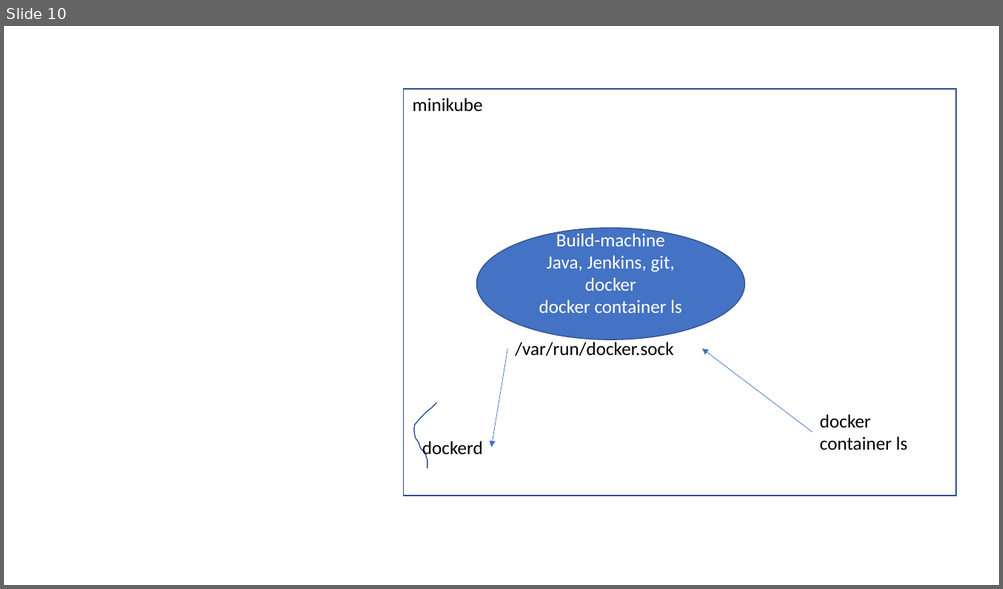
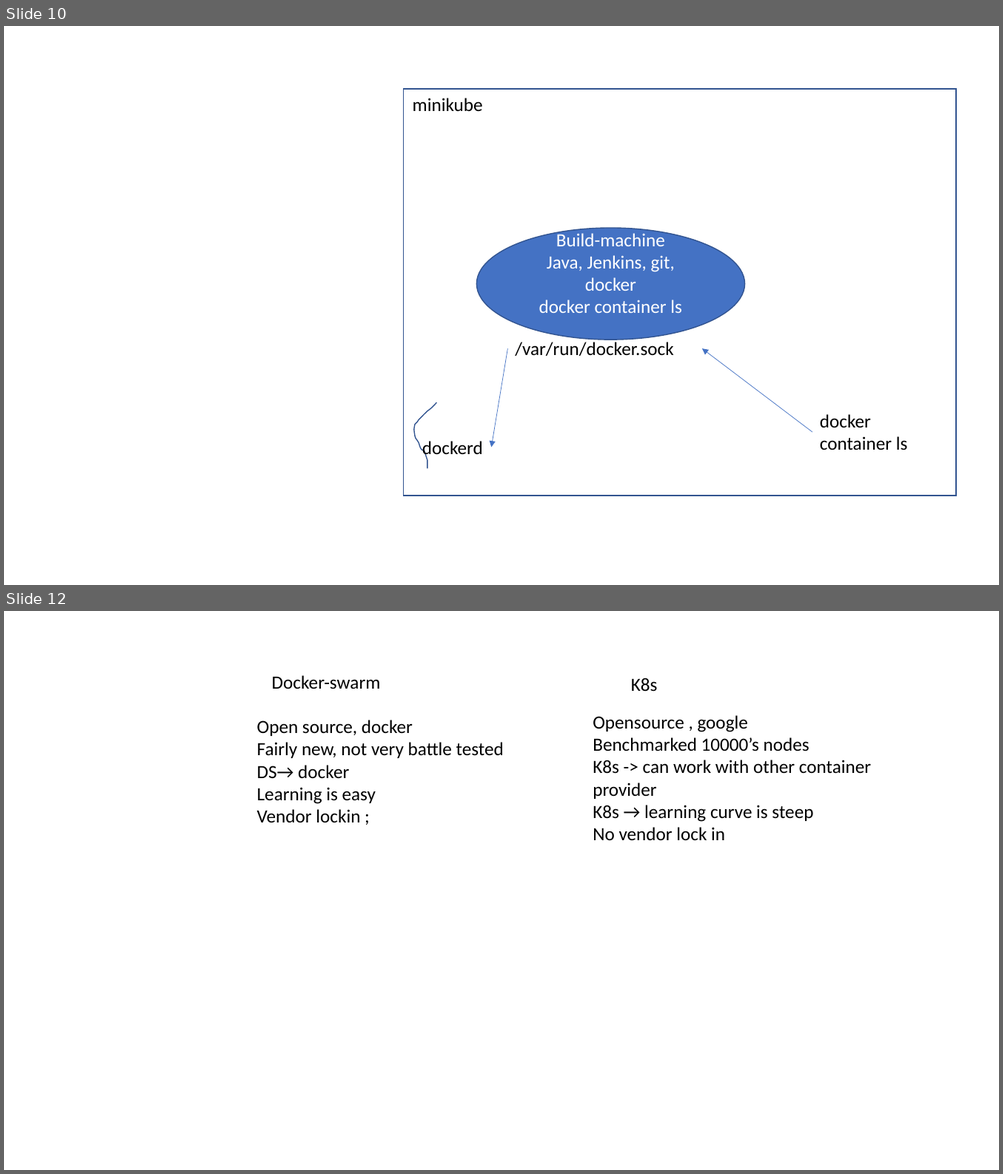
Before and after one commit to AdityaSP/ora-aug-5-dock, a slide deck: rough-diag.pptx. Shown one above the other, each under a label of ours: slide 10 before the commit, slides 10 and 12 after it; the slides between them are not shown. The pictures are 1003x589 and 1003x1174 pixels, drawn with LibreOffice and Linux fonts; fonts in the diff are those of the drawing. Boxes give left, top, right and bottom in pixels: in the first picture for what was removed or moved away, otherwise in the second. Text is boxed around its words. In the diff, an @@ line names an element or a change of style, - is before the commit and + after.

```diff
--- a/rough-diag.pptx
+++ b/rough-diag.pptx
@@ slide 12 added at (4, 611, 999, 1170), background #FFFFFF @@
@@ text added at (272, 675, 381, 689), 18 pt, text #000000 @@
+Docker-swarm
@@ text added at (631, 678, 657, 692), 18 pt, text #000000 @@
+K8s
@@ text added at (257, 720, 504, 823), 18 pt, text #000000 @@
+Open source, docker
+Fairly new, not very battle tested
+DS→ docker
+Learning is easy
+Vendor lockin ;
@@ text added at (592, 715, 871, 840), 18 pt, text #000000 @@
+Opensource , google
+Benchmarked 10000’s nodes
+K8s -> can work with other container provider
+K8s → learning curve is steep
+No vendor lock in
```
Also in this commit, not shown: 1 other slide added.
